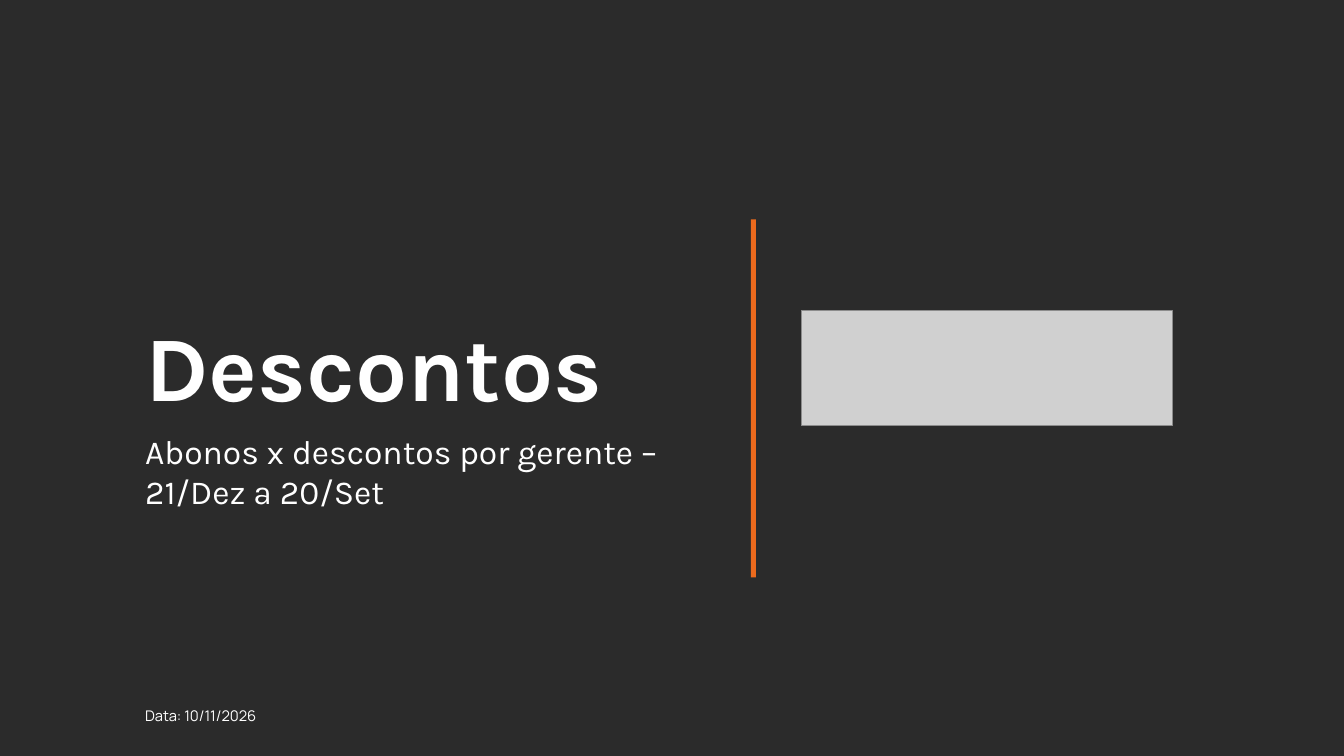
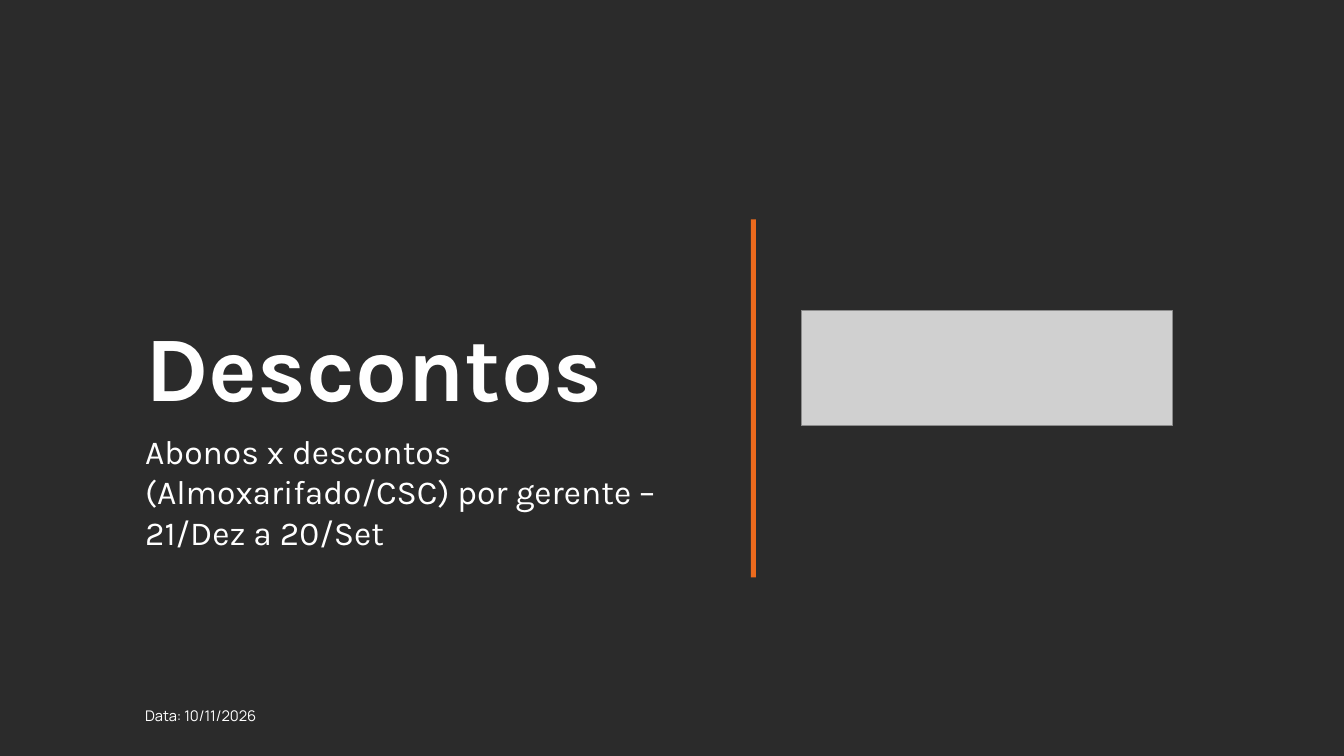
Before and after one commit to raissa2016carvalho-lab/ressuprimentov1, a slide deck: slide 1 of Apresentacao_Descontos_Abonos_Top8.pptx. Drawn at 1344x756 pixels with LibreOffice and Linux fonts; fonts in the diff are those of the drawing; grey boxes stand for pictures; background and template pictures are left out; a plain dark background stands for a picture behind light text. Boxes give left, top, right and bottom in pixels: in the first picture for what was removed or moved away, otherwise in the second. Text is boxed around its words. In the diff, an @@ line names an element or a change of style, - is before the commit and + after.

```diff
--- a/Apresentacao_Descontos_Abonos_Top8.pptx
+++ b/Apresentacao_Descontos_Abonos_Top8.pptx
@@ text at (145,441,632,548): text changed @@
-Abonos x descontos por gerente – 21/Dez a 20/Set
+Abonos x descontos (Almoxarifado/CSC) por gerente – 21/Dez a 20/Set
```
Also in this commit, not shown: 5 other slides changed.
